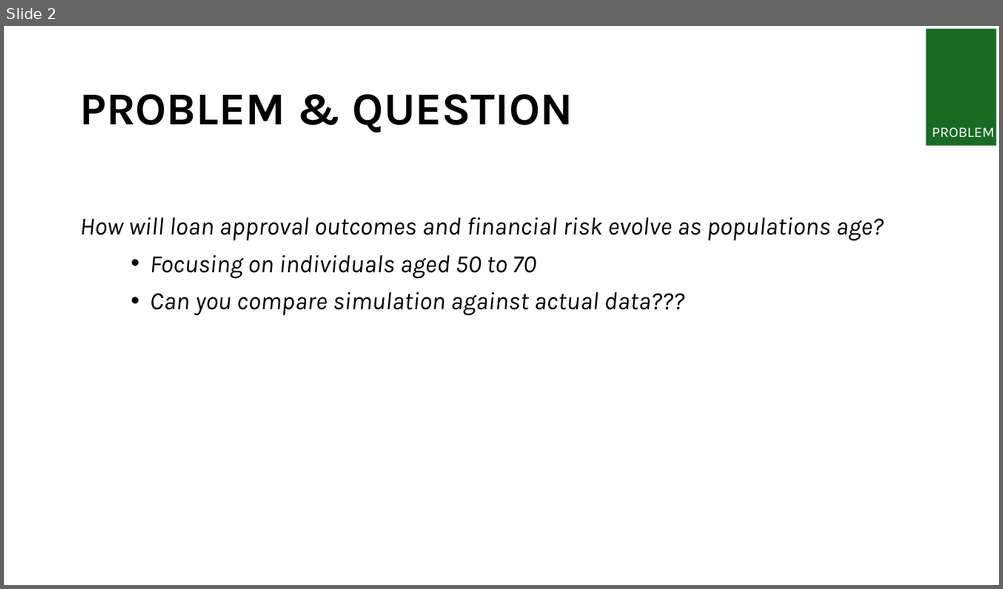
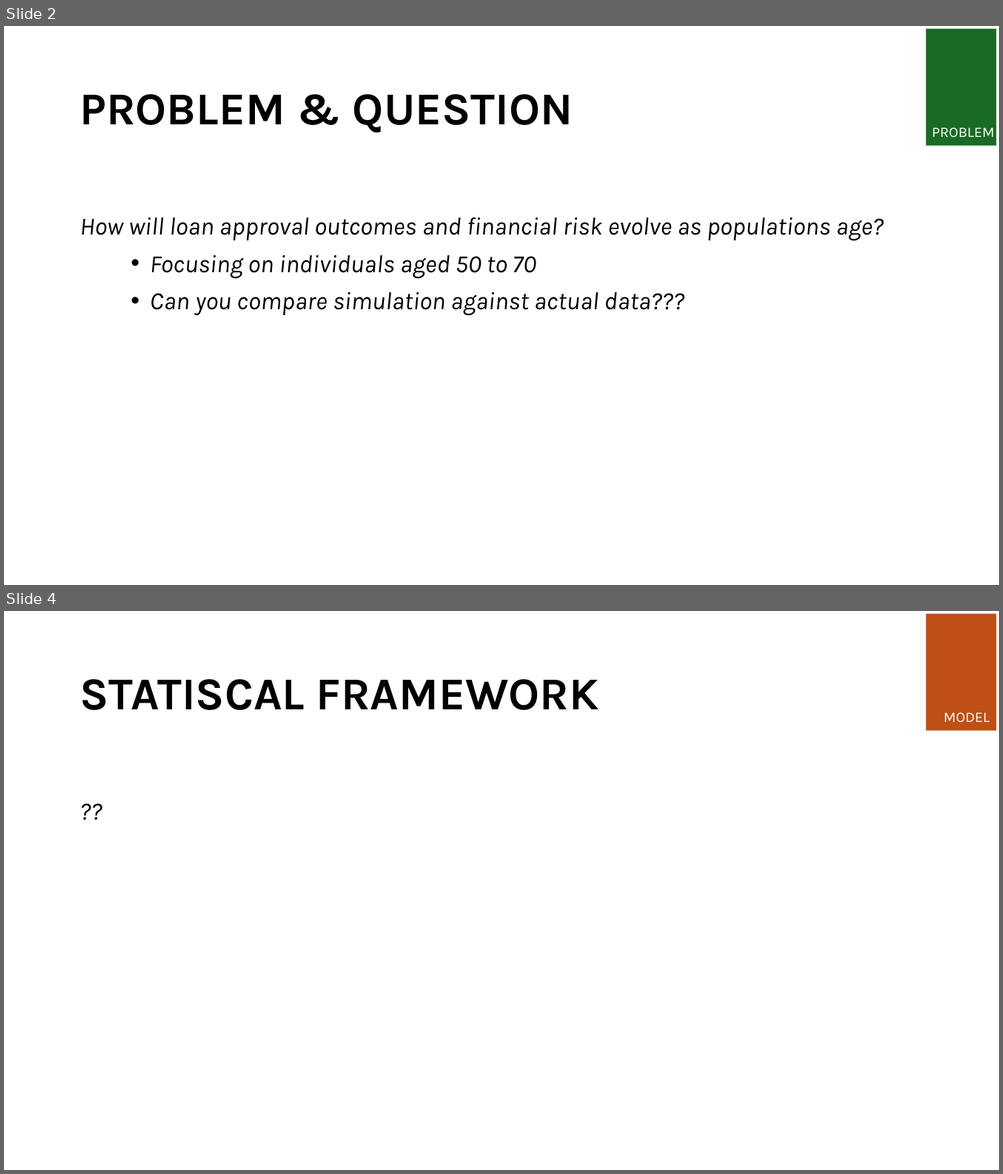
Before and after one commit to ijoshdavis/KSU-STAT-7100_MCSP, a slide deck: deliverables/Week 8 - Presentation.pptx. Shown one above the other, each under a label of ours: slide 2 before the commit, slides 2 and 4 after it; the slides between them are not shown. The pictures are 1003x589 and 1003x1174 pixels, drawn with LibreOffice and Linux fonts; fonts in the diff are those of the drawing. Boxes give left, top, right and bottom in pixels: in the first picture for what was removed or moved away, otherwise in the second. Text is boxed around its words. In the diff, an @@ line names an element or a change of style, - is before the commit and + after.

```diff
--- a/deliverables/Week 8 - Presentation.pptx
+++ b/deliverables/Week 8 - Presentation.pptx
@@ slide 4 added at box(4, 611, 999, 1170), background #FFFFFF @@
@@ rectangle added at box(925, 614, 996, 731), fill #C04F15 @@
@@ title added at box(79, 679, 599, 710), 44 pt, text #000000, bold @@
+STATISCAL FRAMEWORK
@@ text added at box(943, 712, 989, 722), 14 pt, text #FFFFFF @@
+MODEL
@@ text added at box(73, 760, 930, 1116), 24 pt, text #000000, italic @@
+??
```
Also in this commit, not shown: 5 slides changed, 5 other slides added, 21 other files.
